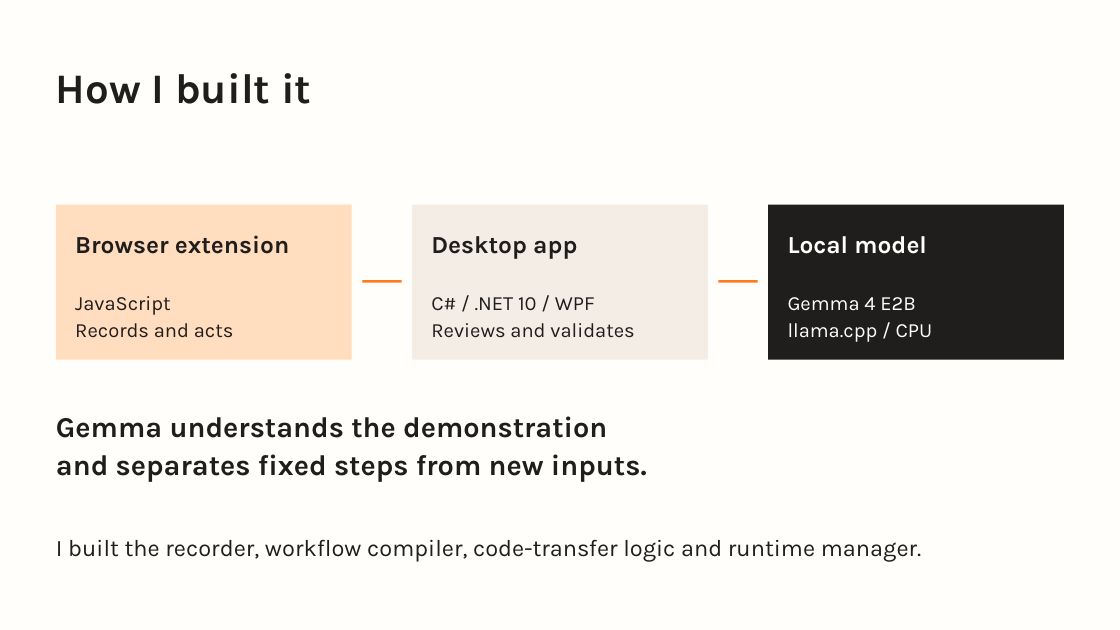
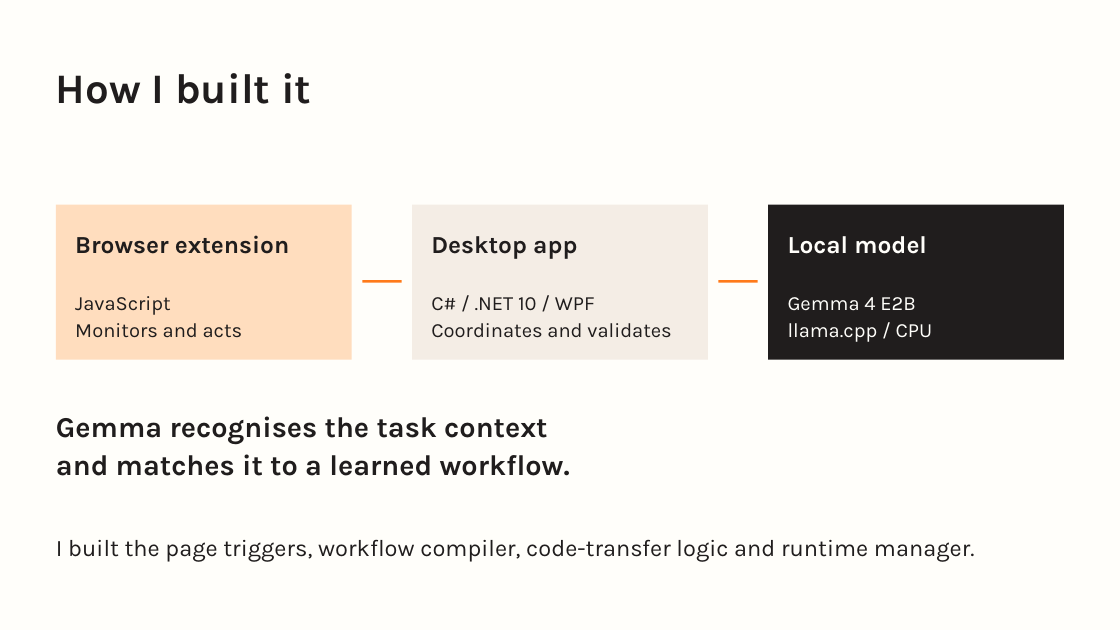
Before and after one commit to MLouchini/Kopi, a slide deck: slide 7 of docs/presentation/Kopi-Hackathon-Pitch.pptx. Drawn at 1120x630 pixels with LibreOffice and Linux fonts; fonts in the diff are those of the drawing. Boxes give left, top, right and bottom in pixels: in the first picture for what was removed or moved away, otherwise in the second. Text is boxed around its words. In the diff, an @@ line names an element or a change of style, - is before the commit and + after.

```diff
--- a/docs/presentation/Kopi-Hackathon-Pitch.pptx
+++ b/docs/presentation/Kopi-Hackathon-Pitch.pptx
@@ text at <box>75,323,243,338</box>: text changed @@
-Records and acts
+Monitors and acts
@@ text at <box>431,323,671,338</box>: text changed @@
-Reviews and validates
+Coordinates and validates
@@ text at <box>56,416,570,476</box>: text changed @@
-Gemma understands the demonstration
-and separates fixed steps from new inputs.
+Gemma recognises the task context
+and matches it to a learned workflow.
@@ text at <box>56,539,975,562</box>: text changed @@
-I built the recorder, workflow compiler, code-transfer logic and runtime manager.
+I built the page triggers, workflow compiler, code-transfer logic and runtime manager.
```
Also in this commit, not shown: 5 other slides changed, 1 other file.
